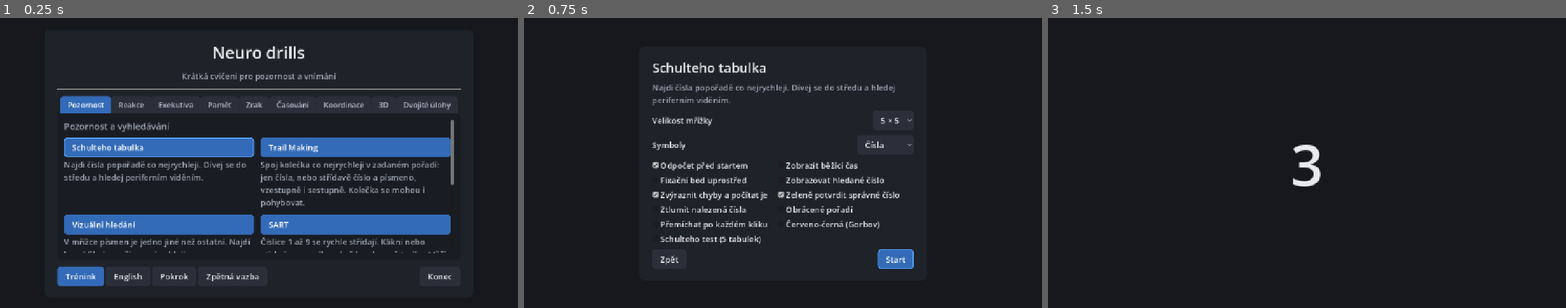
Above: before the commit, frames 1-3 (left to right).
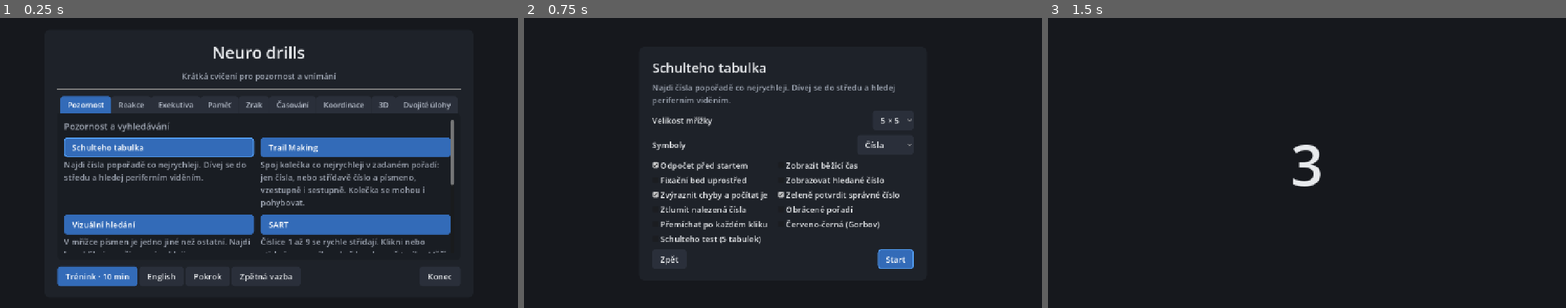
Above: after the commit, the same moments.

Repository: michalvomastek/neuro-drills
Game: Godot game, scene res://ui/app/app.tscn
The game is run twice, just before and just after one commit, with the same random seed, the same clock (stepped at 60 frames per second) and the same inputs.
Inputs:
- Up to frame 1 (0.25 s): no input
- Up to frame 2 (0.75 s): click "Schulteho tabulka" at 0.5 s
- Up to frame 3 (1.5 s): click "Start" at 1.25 s

The runs differ from the first frame. In frame 1, 0.8% of the frame differs, in the area x 19-57%, y 85-93%; in frame 2, nothing differs; in frame 3, nothing differs.

Commit message:
feat(training): weekly category rotation, harder variants and week summary
Weak categories are ranked by when they were last played (not this week,
this week, today) and then by mean benchmark level, so a week of daily
trainings rotates through every category. After two elite runs of a
drill's default variant the plan suggests a harder configuration, marked
in the step list. The progress screen shows a seven-day summary and the
menu button shows the configured training length.

Diff:
--- a/assets/translations/ui.csv
+++ b/assets/translations/ui.csv
@@ -401,3 +401,6 @@
 TRAINING_SUMMARY_STEPS,Odehrané hry,Drills played
 TRAINING_AGAIN,Stejnou sestavu znovu,Same plan again
 TRAINING_STEP_TIME,%d s,%d s
+MENU_TRAINING_MINUTES,Trénink · %d min,Training · %d min
+TRAINING_HARDER,↑ těžší,↑ harder
+PROGRESS_WEEK,Posledních 7 dní: %d kol · %d min · %d her · %d zlepšení,Last 7 days: %d runs · %d min · %d drills · %d improved
--- a/core/stats_history.gd
+++ b/core/stats_history.gd
@@ -160,6 +160,35 @@
 	}
 
 
+## Activity of the last seven days: {"runs", "minutes" (sum of run times),
+## "drills" (distinct drill ids), "improved" (variants whose latest run in
+## the window beat the mean of the runs before it)}.
+func week_summary(now_unix: int) -> Dictionary:
+	var since := now_unix - 7 * 86400
+	var runs := 0
+	var total_ms := 0
+	var drills: Dictionary = {}
+	var latest_in_window: Dictionary = {}
+	for record in records:
+		var at: int = record["at"]
+		if at < since:
+			continue
+		runs += 1
+		var ms: int = record.get("total_ms", 0)
+		total_ms += ms
+		drills[record["drill_id"]] = true
+		if _has_value(record):
+			latest_in_window[record["variant"]] = record
+	var improved := 0
+	for variant: String in latest_in_window:
+		var record: Dictionary = latest_in_window[variant]
+		var s := summary(record)
+		var delta: float = s["delta"]
+		if not is_nan(delta) and s["improved"]:
+			improved += 1
+	return {"runs": runs, "minutes": roundi(total_ms / 60000.0), "drills": drills.size(), "improved": improved}
+
+
 func serialize() -> String:
 	var lines := PackedStringArray()
 	for record in records:
--- a/core/training_plan.gd
+++ b/core/training_plan.gd
@@ -20,6 +20,16 @@
 	"peripheral_reading": 40,
 }
 const DEFAULT_DURATION_S := 60
+## Harder settings offered once the default variant was played at the elite
+## level twice in a row (adaptive difficulty).
+const HARDER: Dictionary = {
+	"schulte_table": {"grid_size": 7}, "n_back": {"n": 3}, "visual_search": {"set_size": 64},
+	"memory_matrix": {"size": 6}, "spotlight_search": {"radius": 8}, "okn_stripes": {"speed": 3},
+	"pursuit_tracking": {"speed": 3}, "rsvp_reading": {"wpm": 500}, "trail_making": {"order": 2},
+	"digit_span": {"backward": true}, "go_no_go": {"adaptive": true},
+}
+const ELITE_STREAK_FOR_HARDER := 2
+const DAY_S := 86400
 ## Results screen, breathing, tapping Next: counted once per step.
 const STEP_OVERHEAD_S := 12
 const MIN_MINUTES := 1
@@ -43,20 +53,48 @@
 	return {"drill_id": String(drill_id), "config": config.duplicate()}
 
 
-## Categories ordered weakest first: unplayed categories lead, then the
-## ascending mean of the last level reached in each drill of the category.
-static func weak_categories(definitions: Array[DrillDefinition], history: StatsHistory, order: Array[String]) -> Array[String]:
+## Drills whose default variant reached the elite band in its last
+## ELITE_STREAK_FOR_HARDER runs, mapped to the harder config to use instead.
+static func harder_configs(history: StatsHistory) -> Dictionary:
+	var out: Dictionary = {}
+	for drill_id: String in HARDER:
+		var runs := history.for_variant(drill_id)
+		if runs.size() < ELITE_STREAK_FOR_HARDER:
+			continue
+		var all_elite := true
+		for i in range(runs.size() - ELITE_STREAK_FOR_HARDER, runs.size()):
+			var level: int = runs[i]["level"]
+			if level != Benchmarks.Level.ELITE:
+				all_elite = false
+		if all_elite:
+			var config: Dictionary = HARDER[drill_id]
+			out[drill_id] = config.duplicate()
+	return out
+
+
+## Categories ordered by training need: categories not trained in the last
+## week lead (so a week covers all of them), then the ascending mean of the
+## last level reached in each drill, and categories already trained today go
+## last. [param now_unix] is the current time; 0 means "ignore recency".
+static func weak_categories(definitions: Array[DrillDefinition], history: StatsHistory, order: Array[String], now_unix: int = 0) -> Array[String]:
+	var category_of: Dictionary = {}
+	for definition in definitions:
+		category_of[String(definition.id)] = definition.category_key
 	var last_level: Dictionary = {}
+	var last_played: Dictionary = {}
 	for variant in history.variants():
 		var overview := history.overview(variant)
 		if overview.is_empty():
 			continue
+		var drill_id := String(MetricCatalog.drill_id_of(variant))
 		var level: int = overview["last_level"]
-		if level < 0:
-			continue
-		var drill_id := String(MetricCatalog.drill_id_of(variant))
-		var known: int = last_level.get(drill_id, -1)
-		last_level[drill_id] = maxi(known, level)
+		if level >= 0:
+			var known: int = last_level.get(drill_id, -1)
+			last_level[drill_id] = maxi(known, level)
+		var category: String = category_of.get(drill_id, "")
+		var at: int = overview["last_at"]
+		var known_at: int = last_played.get(category, 0)
+		last_played[category] = maxi(known_at, at)
 	var score: Dictionary = {}
 	for category in order:
 		var total := 0.0
@@ -68,7 +106,19 @@
 				var level: int = last_level[String(definition.id)]
 				total += level
 				count += 1
-		score[category] = -1.0 if count == 0 else total / count
+		var level_score := -1.0 if count == 0 else total / count
+		var played_at: int = last_played.get(category, 0)
+		var rank := 1.0
+		if now_unix > 0 and played_at > 0:
+			if now_unix - played_at < DAY_S:
+				rank = 2.0
+			elif now_unix - played_at < 7 * DAY_S:
+				rank = 1.0
+			else:
+				rank = 0.0
+		elif now_unix > 0:
+			rank = 0.0
+		score[category] = rank * 10.0 + level_score
 	var out := order.duplicate()
 	out.sort_custom(func(a: String, b: String) -> bool:
 		var sa: float = score[a]
@@ -83,7 +133,7 @@
 ## round robin, takes one unused drill from each (random, seeded by [param rng])
 ## and stops when the next step would overrun the budget. Always returns at
 ## least one step when any drill exists.
-static func suggest(definitions: Array[DrillDefinition], minutes: int, category_order: Array[String], rng: RandomNumberGenerator) -> Array[Dictionary]:
+static func suggest(definitions: Array[DrillDefinition], minutes: int, category_order: Array[String], rng: RandomNumberGenerator, harder: Dictionary = {}) -> Array[Dictionary]:
 	var budget := clampi(minutes, MIN_MINUTES, MAX_MINUTES) * 60
 	var pools: Dictionary = {}
 	for category in category_order:
@@ -117,7 +167,11 @@
 		skipped_in_row = 0
 		var pick := fitting[rng.randi_range(0, fitting.size() - 1)]
 		pool.erase(pick)
-		steps.append(make_step(pick.id))
+		var config: Dictionary = harder.get(String(pick.id), {})
+		var step := make_step(pick.id, config)
+		if not config.is_empty():
+			step["harder"] = true
+		steps.append(step)
 		used += estimate_seconds(pick.id)
 		if pool.is_empty():
 			pools.erase(category)
--- a/tests/test_training_plan.gd
+++ b/tests/test_training_plan.gd
@@ -60,3 +60,87 @@
 	assert_true(TrainingPlan.parse_plans("{}").is_empty())
 	assert_eq(TrainingPlan.estimate_seconds(&"sart"), 92)
 	assert_eq(TrainingPlan.estimate_seconds(&"unknown"), 72)
+
+
+func test_harder_configs_after_two_elite_runs() -> void:
+	var history := StatsHistory.new()
+	for i in 2:
+		var r := DrillResult.new()
+		r.drill_id = &"schulte_table"
+		r.config = {"grid_size": 5, "symbols": "numbers"}
+		r.metrics = {"total_ms": 15000.0, "errors": 0.0}
+		r.finished_at_unix = 100 + i
+		history.add(StatsHistory.make_record(r))
+	assert_true(TrainingPlan.harder_configs(history).is_empty(), "the 5x5 variant key is not the default variant key")
+	var plain := StatsHistory.new()
+	for i in 2:
+		var r := DrillResult.new()
+		r.drill_id = &"n_back"
+		r.config = {"n": 2}
+		r.metrics = {"level": 3.0, "accuracy": 0.95}
+		r.finished_at_unix = 100 + i
+		plain.add(StatsHistory.make_record(r))
+	var harder := TrainingPlan.harder_configs(plain)
+	assert_true(harder.is_empty(), "n=2 is its own variant, not the default")
+	var default_variant := StatsHistory.new()
+	for i in 2:
+		var r := DrillResult.new()
+		r.drill_id = &"reaction_time"
+		r.metrics = {"median_rt_ms": 150.0}
+		r.finished_at_unix = 100 + i
+		default_variant.add(StatsHistory.make_record(r))
+		var g := DrillResult.new()
+		g.drill_id = &"go_no_go"
+		g.config = {"trials": 30, "countdown": true, "adaptive": false}
+		g.metrics = {"mean_rt_ms": 200.0, "false_alarm_rate": 0.0, "threshold_ms": -1.0}
+		g.finished_at_unix = 100 + i
+		default_variant.add(StatsHistory.make_record(g))
+	harder = TrainingPlan.harder_configs(default_variant)
+	assert_eq(harder.get("go_no_go"), {"adaptive": true})
+	assert_false(harder.has("reaction_time"), "reaction time has no harder variant")
+	var rng := RandomNumberGenerator.new()
+	rng.seed = 2
+	var defs: Array[DrillDefinition] = [DrillDefinition.new(&"go_no_go", "T", "D", "s", "CATEGORY_A")]
+	var steps := TrainingPlan.suggest(defs, 5, ["CATEGORY_A"] as Array[String], rng, harder)
+	assert_eq(steps[0]["config"], {"adaptive": true})
+	assert_eq(steps[0]["harder"], true)
+
+
+func test_weak_categories_week_rotation() -> void:
+	var history := StatsHistory.new()
+	var now := 1_000_000
+	var r := DrillResult.new()
+	r.drill_id = &"n_back"
+	r.metrics = {"level": 2.0, "accuracy": 0.5}
+	r.finished_at_unix = now - 3600
+	history.add(StatsHistory.make_record(r))
+	var s := DrillResult.new()
+	s.drill_id = &"sart"
+	s.metrics = {"mean_rt_ms": 300.0, "commission_rate": 0.0}
+	s.finished_at_unix = now - 3 * 86400
+	history.add(StatsHistory.make_record(s))
+	var order := TrainingPlan.weak_categories(_definitions(), history, ORDER, now)
+	assert_eq(order, ["CATEGORY_A", "CATEGORY_C", "CATEGORY_B"] as Array[String], "never played A first, C from this week next, B trained today last")
+
+
+func test_week_summary() -> void:
+	var history := StatsHistory.new()
+	var now := 2_000_000
+	for i in 3:
+		var r := DrillResult.new()
+		r.drill_id = &"reaction_time"
+		r.total_ms = 40000
+		r.metrics = {"median_rt_ms": 300.0 - i * 20}
+		r.finished_at_unix = now - i * 86400
+		history.add(StatsHistory.make_record(r))
+	var old := DrillResult.new()
+	old.drill_id = &"sart"
+	old.total_ms = 60000
+	old.metrics = {"mean_rt_ms": 300.0, "commission_rate": 0.0}
+	old.finished_at_unix = now - 10 * 86400
+	history.add(StatsHistory.make_record(old))
+	var week := history.week_summary(now)
+	assert_eq(week["runs"], 3)
+	assert_eq(week["minutes"], 2)
+	assert_eq(week["drills"], 1)
+	assert_eq(week["improved"], 1, "the newest reaction run beats the mean of the earlier ones")
--- a/ui/main_menu/main_menu.gd
+++ b/ui/main_menu/main_menu.gd
@@ -25,6 +25,7 @@
 	_progress_button.pressed.connect(SceneRouter.show_progress)
 	_feedback_button.pressed.connect(SceneRouter.show_feedback)
 	_training_button.pressed.connect(SceneRouter.show_training)
+	_training_button.text = tr("MENU_TRAINING_MINUTES") % StatsStore.training_minutes
 	_quit_button.pressed.connect(get_tree().quit)
 	_quit_button.visible = not OS.has_feature("web")
 	Layout.watch(self, _relayout)
--- a/ui/progress/progress_screen.gd
+++ b/ui/progress/progress_screen.gd
@@ -20,6 +20,7 @@
 @onready var _body: BoxContainer = %Body
 @onready var _list_scroll: ScrollContainer = %ListScroll
 @onready var _footer: BoxContainer = %Footer
+@onready var _week_label: Label = %WeekLabel
 
 var _buttons: Array[Button] = []
 
@@ -34,6 +35,10 @@
 	_clear_dialog.ok_button_text = tr("PROGRESS_CLEAR")
 	_clear_dialog.cancel_button_text = tr("COMMON_BACK")
 	Layout.watch(self, _relayout)
+	var week := StatsStore.history.week_summary(int(Time.get_unix_time_from_system()))
+	var week_runs: int = week["runs"]
+	_week_label.visible = week_runs > 0
+	_week_label.text = tr("PROGRESS_WEEK") % [week_runs, week["minutes"], week["drills"], week["improved"]]
 	var variants := StatsStore.history.variants()
 	_empty_label.visible = variants.is_empty()
 	_detail.visible = not variants.is_empty()
--- a/ui/progress/progress_screen.tscn
+++ b/ui/progress/progress_screen.tscn
@@ -48,6 +48,11 @@
 layout_mode = 2
 theme_type_variation = &"DimLabel"
 text = "PROGRESS_SUBTITLE"
+
+[node name="WeekLabel" type="Label" parent="Margin/Panel/VBox/Header/Titles"]
+unique_name_in_owner = true
+layout_mode = 2
+autowrap_mode = 3
 
 [node name="BackButton" type="Button" parent="Margin/Panel/VBox/Header"]
 unique_name_in_owner = true
--- a/ui/training/training_screen.gd
+++ b/ui/training/training_screen.gd
@@ -82,8 +82,10 @@
 ## New proposal from the weakest categories for the chosen length.
 func _suggest() -> void:
 	var definitions := DrillRegistry.get_all()
-	var order := TrainingPlan.weak_categories(definitions, StatsStore.history, DrillRegistry.CATEGORY_ORDER)
-	_steps = TrainingPlan.suggest(definitions, _minutes(), order, _rng)
+	var now := int(Time.get_unix_time_from_system())
+	var order := TrainingPlan.weak_categories(definitions, StatsStore.history, DrillRegistry.CATEGORY_ORDER, now)
+	var harder := TrainingPlan.harder_configs(StatsStore.history)
+	_steps = TrainingPlan.suggest(definitions, _minutes(), order, _rng, harder)
 	_plan_name = ""
 	_rebuild_steps()
 
@@ -113,6 +115,12 @@
 	var definition := DrillRegistry.find(StringName(drill_id))
 	var title := Label.new()
 	title.text = tr(definition.title_key) if definition != null else drill_id
+	var config: Dictionary = step["config"]
+	var label := MetricCatalog.variant_label(MetricCatalog.variant_key(StringName(drill_id), config))
+	if not label.is_empty():
+		title.text += " · " + label
+	if step.get("harder", false):
+		title.text += " " + tr("TRAINING_HARDER")
 	title.size_flags_horizontal = Control.SIZE_EXPAND_FILL
 	title.text_overrun_behavior = TextServer.OVERRUN_TRIM_ELLIPSIS
 	row.add_child(title)
Binary file changed: assets/translations/ui.cs.translation
Binary file changed: assets/translations/ui.en.translation
Not shown, changed: docs/PLAN.md
